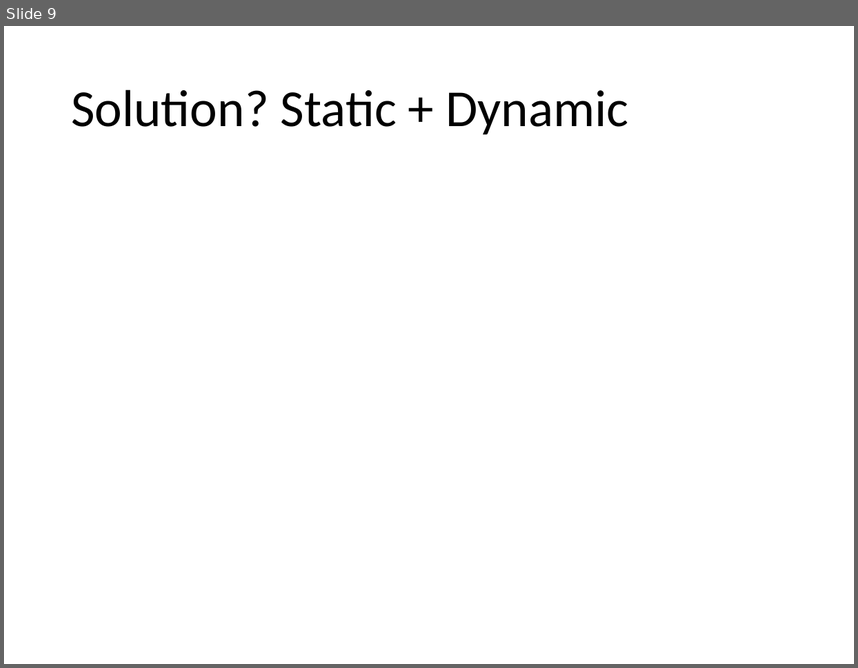
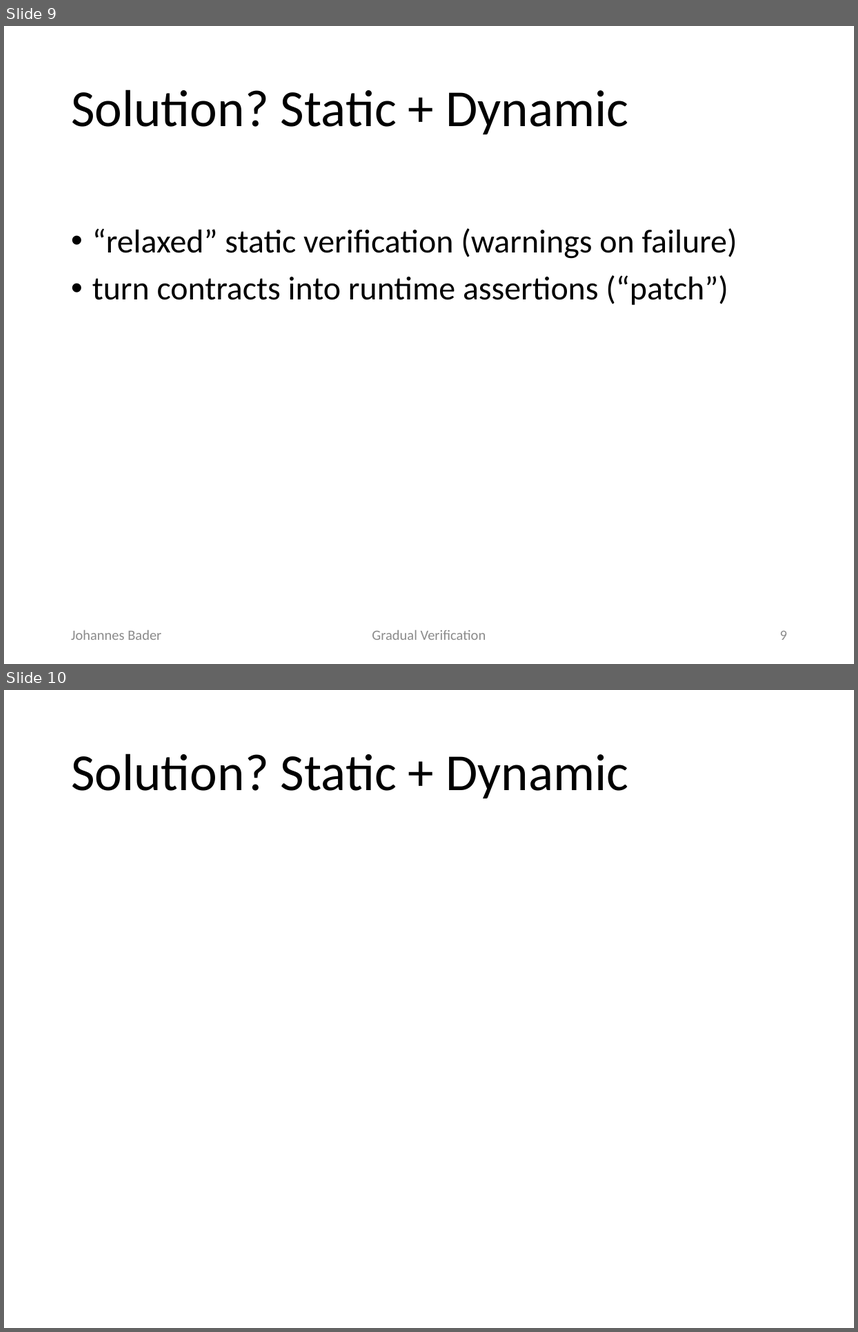
Before and after one commit to olydis/GradVerThesis, a slide deck: presentation/PLunch.pptx. Shown one above the other, each under a label of ours: slide 9 before the commit, slides 9 and 10 after it. The pictures are 858x668 and 858x1332 pixels, drawn with LibreOffice and Linux fonts; fonts in the diff are those of the drawing; background and template pictures are left out. Boxes give left, top, right and bottom in pixels: in the first picture for what was removed or moved away, otherwise in the second. Text is boxed around its words. In the diff, an @@ line names an element or a change of style, - is before the commit and + after.

```diff
--- a/presentation/PLunch.pptx
+++ b/presentation/PLunch.pptx
@@ slide 9 added at [4, 26, 854, 664], background #FFFFFF @@
@@ title added at [71, 89, 628, 134], 44 pt, text #000000 @@
+Solution? Static + Dynamic
@@ text added at [92, 228, 737, 305], 28 pt, text #000000 @@
+• “relaxed” static verification (warnings on failure)
+• turn contracts into runtime assertions (“patch”)
@@ text added at [71, 630, 161, 639], 12 pt, text #8C8C8C @@
+Johannes Bader
@@ text added at [372, 630, 486, 639], 12 pt, text #8C8C8C @@
+Gradual Verification
@@ page number added at [780, 630, 787, 639], 12 pt, text #8C8C8C @@
+9
@@ what was slide 9 is now slide 10 @@
```
Also in this commit, not shown: 2 slides changed.
